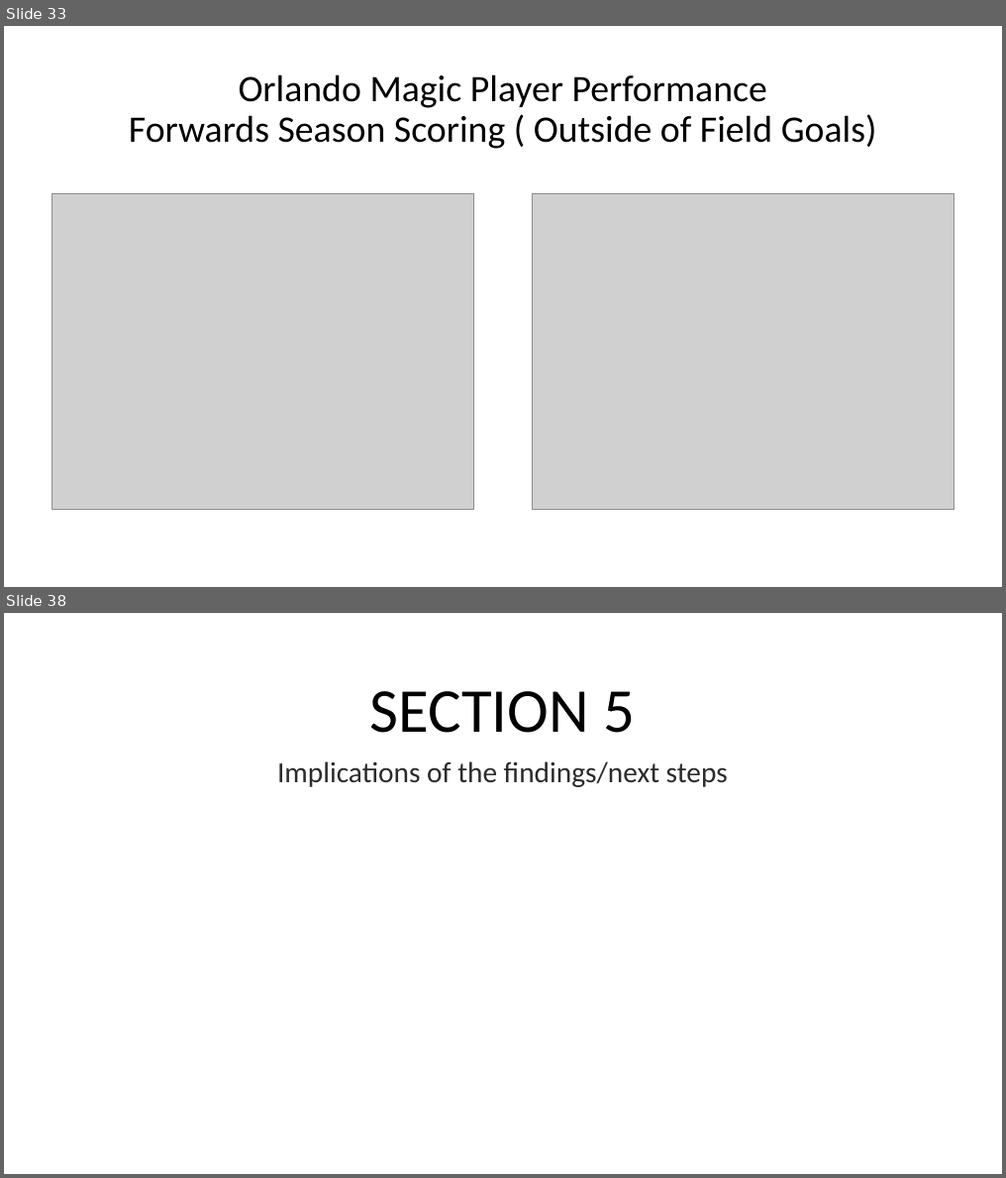
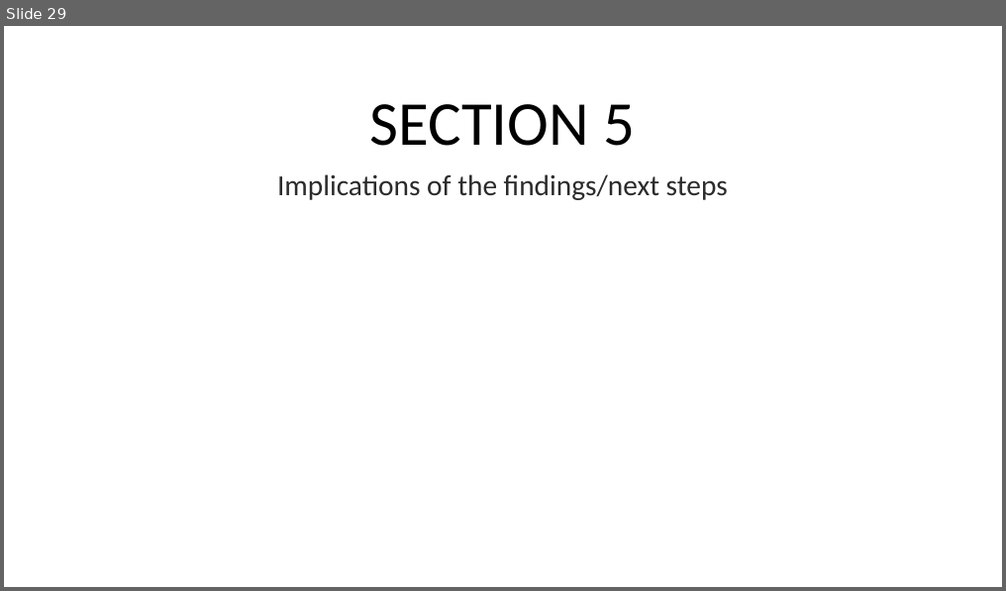
Before and after one commit to CandaceDoesData/Group_Project_1, a slide deck: Project_1_NBA/NBA.pptx. Shown one above the other, each under a label of ours: slides 33 and 38 before the commit, slide 29 after it; the slides between them are not shown. The pictures are 1006x1178 and 1006x591 pixels, drawn with LibreOffice and Linux fonts; fonts in the diff are those of the drawing; grey boxes stand for pictures. Boxes give left, top, right and bottom in pixels: in the first picture for what was removed or moved away, otherwise in the second. Text is boxed around its words. In the diff, an @@ line names an element or a change of style, - is before the commit and + after.

```diff
--- a/Project_1_NBA/NBA.pptx
+++ b/Project_1_NBA/NBA.pptx
@@ slide 33 removed at box(4, 26, 1002, 587), background #FFFFFF @@
@@ title removed at box(129, 75, 877, 149) @@
-Orlando Magic Player Performance
-Forwards Season Scoring ( Outside of Field Goals)
@@ picture removed at box(53, 193, 474, 509) @@
@@ picture removed at box(533, 193, 954, 509) @@
@@ what was slide 38 is now slide 29 @@
```
Also in this commit, not shown: 3 slides changed, 12 slides added, 20 other slides removed, 32 other files.
